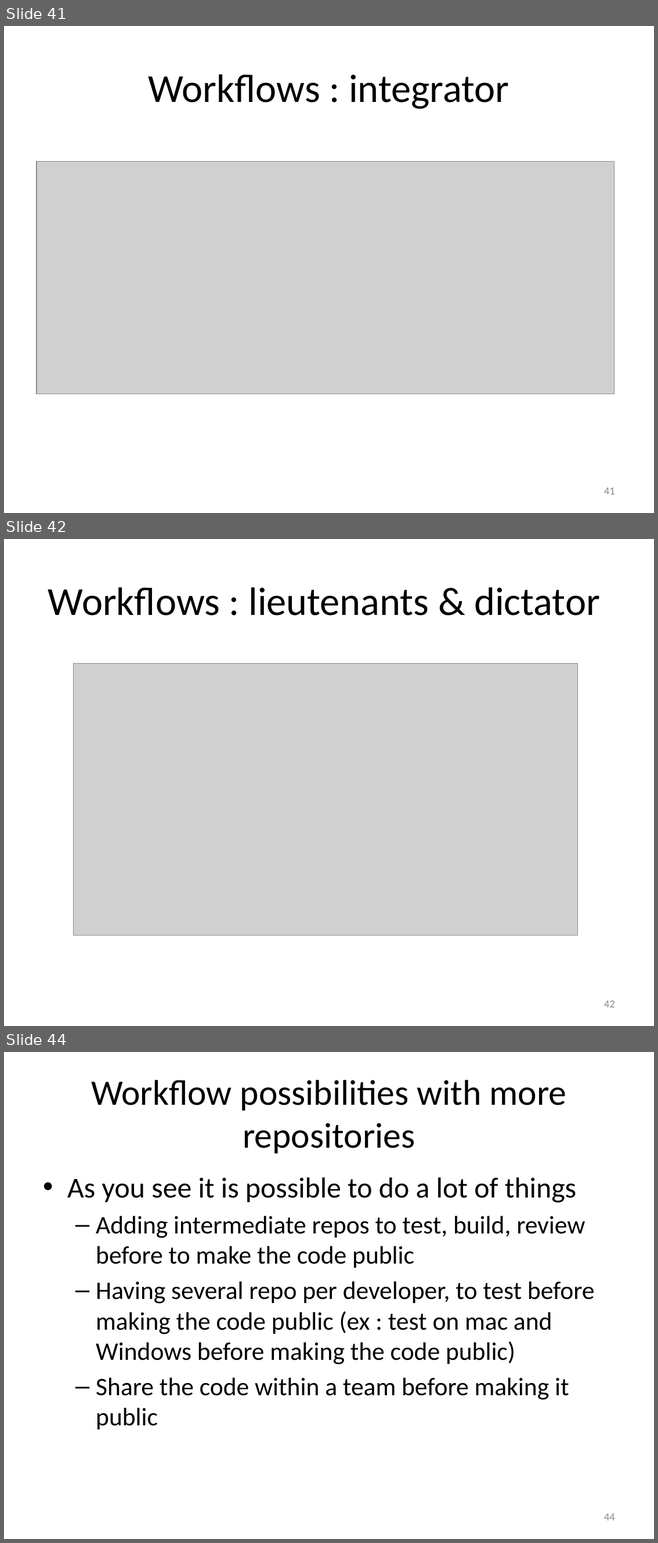
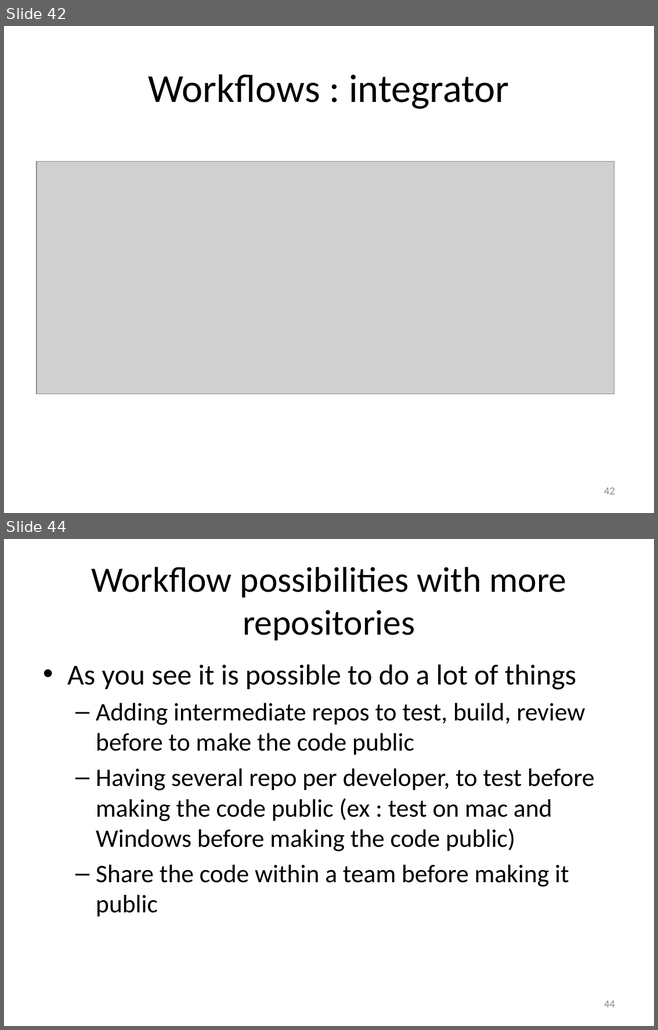
Before and after one commit to adrien59cadri/git_presentation, a slide deck: powerpoint/Nouveau Microsoft PowerPoint Presentation.pptx. Shown one above the other, each under a label of ours: slides 41, 42 and 44 before the commit, slides 42 and 44 after it; the slides between them are not shown. The pictures are 658x1543 and 658x1030 pixels, drawn with LibreOffice and Linux fonts; fonts in the diff are those of the drawing; grey boxes stand for pictures. Boxes give left, top, right and bottom in pixels: in the first picture for what was removed or moved away, otherwise in the second. Text is boxed around its words. In the diff, an @@ line names an element or a change of style, - is before the commit and + after.

```diff
--- a/powerpoint/Nouveau Microsoft PowerPoint Presentation.pptx
+++ b/powerpoint/Nouveau Microsoft PowerPoint Presentation.pptx
@@ slide 42 removed at box(4, 539, 654, 1026), background #FFFFFF @@
@@ title removed at box(48, 587, 600, 616) @@
-Workflows : lieutenants & dictator
@@ picture removed at box(73, 664, 578, 936) @@
@@ page number removed at box(604, 1001, 615, 1008) @@
-42
@@ what was slide 41 is now slide 42 @@
@@ page number at box(604, 488, 615, 495): text changed @@
-41
+42
```
Also in this commit, not shown: 4 slides changed, 1 slide added, 1 other slide removed, 2 other files.
